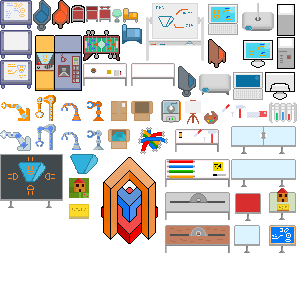
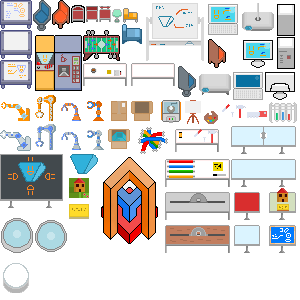
Two versions of the same layered image (300x300). Layer-by-layer changes:
added layer "Layer 56" above "Layer 55" over left=3, top=263, right=29, bottom=293
added layer "Layer 55" above "Layer 54" over left=35, top=220, right=67, bottom=252
added layer "Layer 54" above "Layer 53" over left=1, top=218, right=33, bottom=253
painted on "Layer 47" over left=111, top=141, right=127, bottom=149
painted on "Layer 34" over left=234, top=192, right=261, bottom=221
